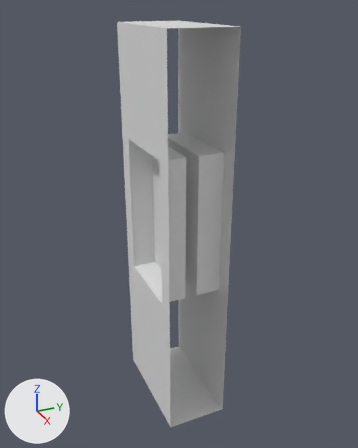
The FBX model PoliTo Explore/Assets/Models/metà_muro_laterale_cortile_secondario.fbx, before and after one commit.
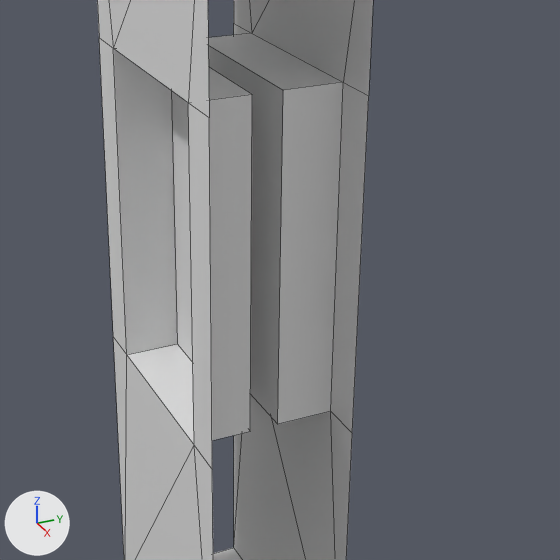
Old and new are each drawn whole from a 50 mm lens placed at (6.69, -2.93, 6.63), pointed at (-0.02, 0.09, 3.27) and again close up on the part from 23% to 88% of the width and 26% to 79% of the height. Arrows for +X, +Y and +Z are at lower left; the lights stay in place. The close-ups show mesh edges as thin lines. Where no turn or scale is listed for an object, it has been applied to the vertices.

Script lines for the objects in view, before the commit:
```python
me_cube_001 = bpy.data.meshes.new('Cube.001')
me_cube_001.from_pydata(...)  # 32 vertices, 32 faces; spans x -0.95..0.95, y -0.5..0.5, z 0.0..6.3
me_cube_001.materials.append(mat_material)  # white #e7e7e7
# before: 6 (-0.65, -0.5, 2.3) at pixel (126, 354), 7 (0.65, -0.5, 2.3) at pixel (194, 445), 8 (-0.65, -0.5, 4.6) at pixel (113, 48), 9 (0.65, -0.5, 4.6) at pixel (188, 102), 12 (-0.65, -0.1, 4.6)
# before: 13 (-0.65, -0.1, 2.3) at pixel (177, 343), 14 (0.65, -0.1, 2.3) at pixel (250, 431), 15 (0.65, -0.1, 4.6) at pixel (252, 94), 22 (-0.65, 0.5, 2.3), 23 (0.65, 0.5, 2.3) at pixel (330, 411)
# before: 24 (-0.65, 0.5, 4.6) at pixel (251, 33), 25 (0.65, 0.5, 4.6) at pixel (343, 82), 28 (-0.65, 0.1, 4.6), 29 (-0.65, 0.1, 2.3), 30 (0.65, 0.1, 2.3) at pixel (277, 424)
# before: 31 (0.65, 0.1, 4.6) at pixel (283, 90)
ob_metà_muro_laterale_cortile_secondario = bpy.data.objects.new('metà_muro_laterale_cortile_secondario', me_cube_001)
ob_metà_muro_laterale_cortile_secondario.location = (0.0, 0.0, 0.0)
```
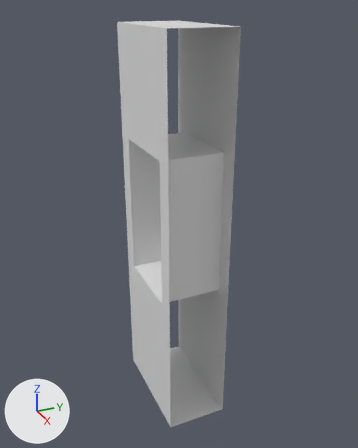
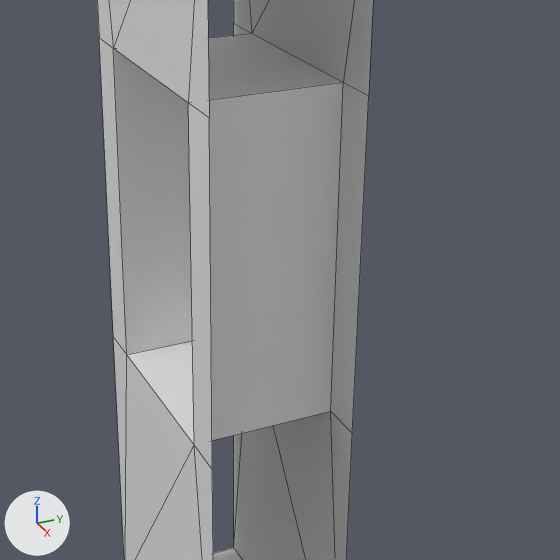
Commit message: cambiato oggetti muro cortile finestre

Edits to the bpy script that builds the scene:
```text
Change me_cube_001:
    where me_cube_001.from_pydata(...)  # 32 vertices, 32 faces; spans x -0.95..0.95, y -0.5..0.5, z 0.0..6.3
    used by ob_metà_muro_laterale_cortile_secondario; location = (0.0, 0.0, 0.0)
    verts and faces of me_cube_001; kept vertices keep their numbers, new ones are numbered from 32
    me_cube_001 part 1
    add delete_vertices([*range(12, 16), *range(28, 32)])  # with the faces that use them
    add faces += [(8, 24, 25, 9), (6, 7, 23, 22), (7, 9, 25, 23), (6, 22, 24, 8)]
```

What differs and where, as boxes (x1, y1, x2, y2) in the close-ups (560 x 560 px):
part 1 of me_cube_001, cut back: (113, 33, 343, 444) in both
